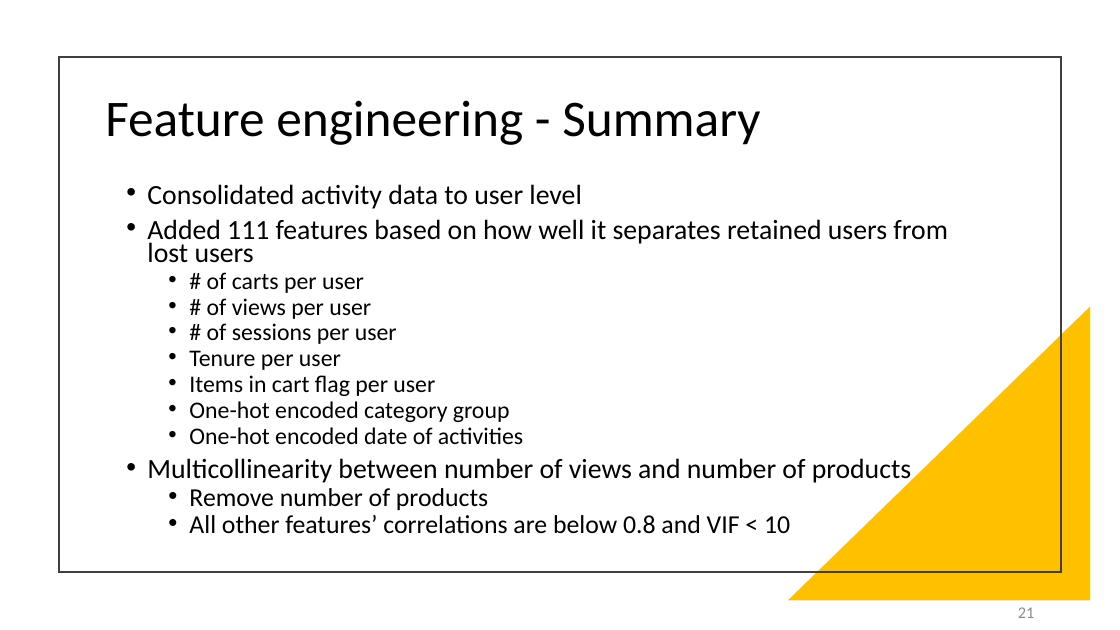
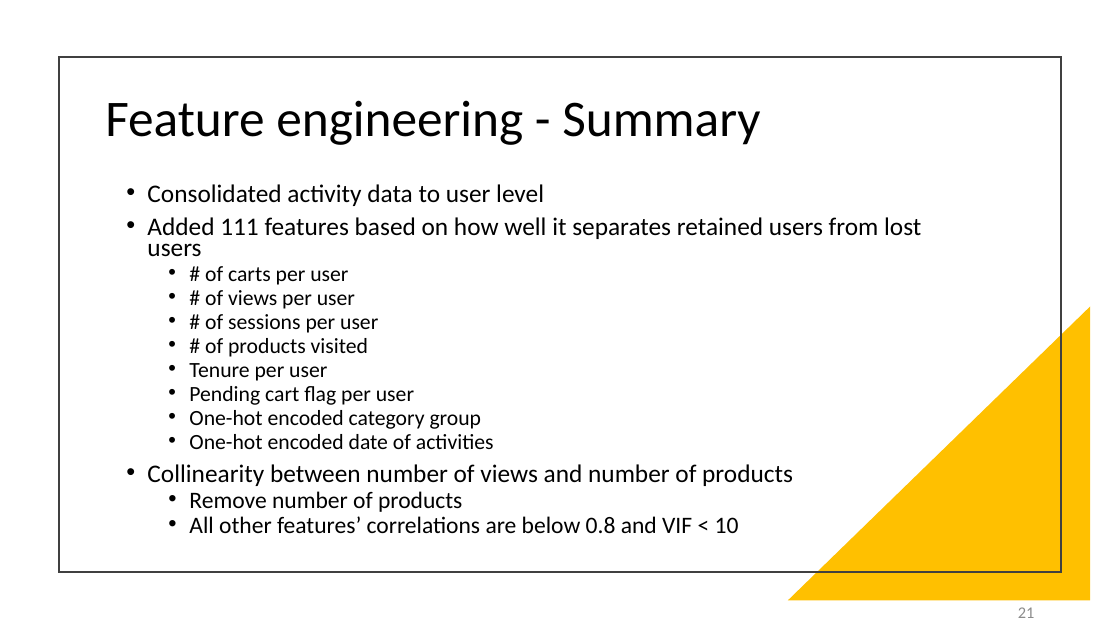
Before and after one commit to yz-joy/user-retention, a slide deck: slide 22 of CustomerRetentionPrediction.pptx. Drawn at 1120x630 pixels with LibreOffice and Linux fonts; fonts in the diff are those of the drawing. Boxes give left, top, right and bottom in pixels: in the first picture for what was removed or moved away, otherwise in the second. Text is boxed around its words. In the diff, an @@ line names an element or a change of style, - is before the commit and + after.

```diff
--- a/CustomerRetentionPrediction.pptx
+++ b/CustomerRetentionPrediction.pptx
@@ text at bbox=[147, 184, 921, 533]: size 23.8 to 21.7 pt in "Consolidated activity data to user level", "Added 111 features based on how well ..."; size 20.4 to 18.6 pt in "# of carts per user", "# of views per user", "# of sessions per user", "Tenure per user" and 2 more places; size 22.1 to 20.1 pt in "Remove number of products", "All other features’ correlations are below 0.8 ..." @@
@@ text at bbox=[205, 338, 368, 357]: paragraph added @@
+  • # of products visited
@@ text at bbox=[189, 386, 414, 405]: text changed; size 20.4 to 18.6 pt @@
-  • Items in cart flag per user
+  • Pending cart flag per user
@@ text at bbox=[147, 464, 793, 486]: text changed; size 23.8 to 21.7 pt @@
-• Multicollinearity between number of views and number of products
+• Collinearity between number of views and number of products
```
Also in this commit, not shown: 1 other slide changed, 2 other files.
